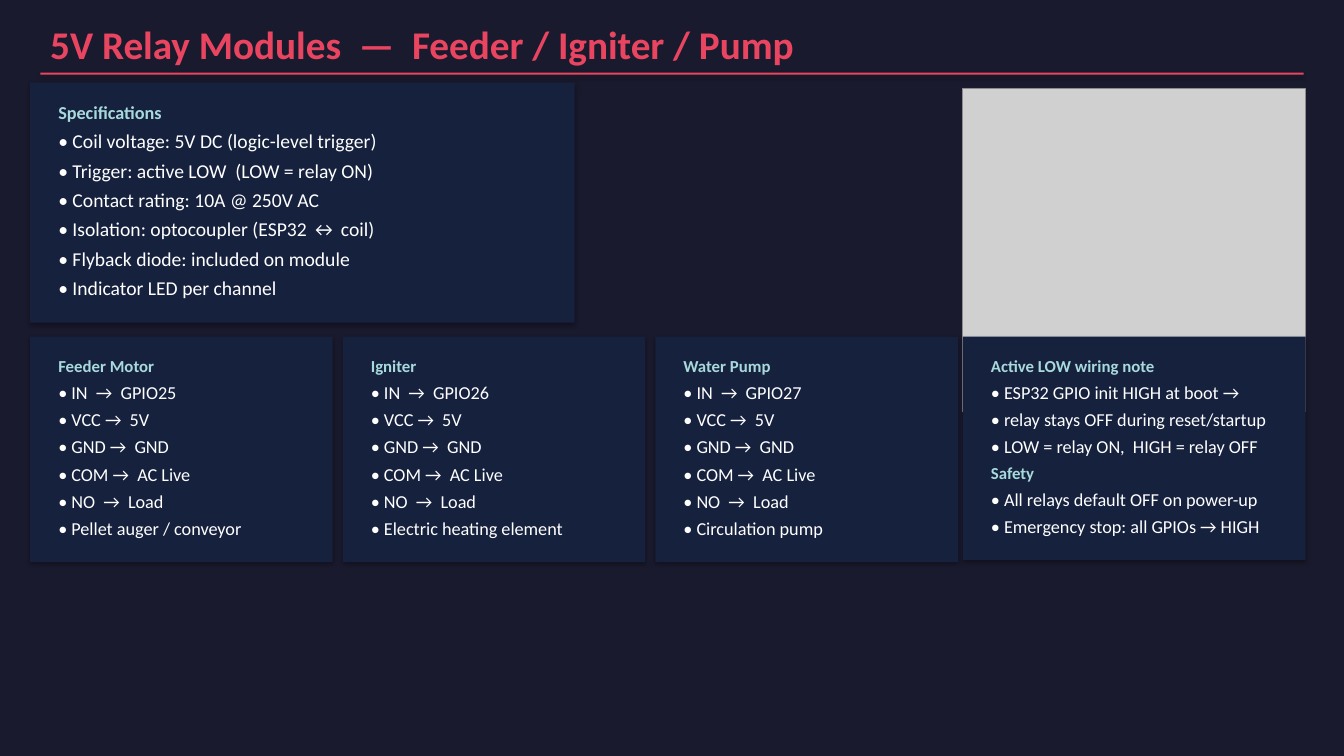
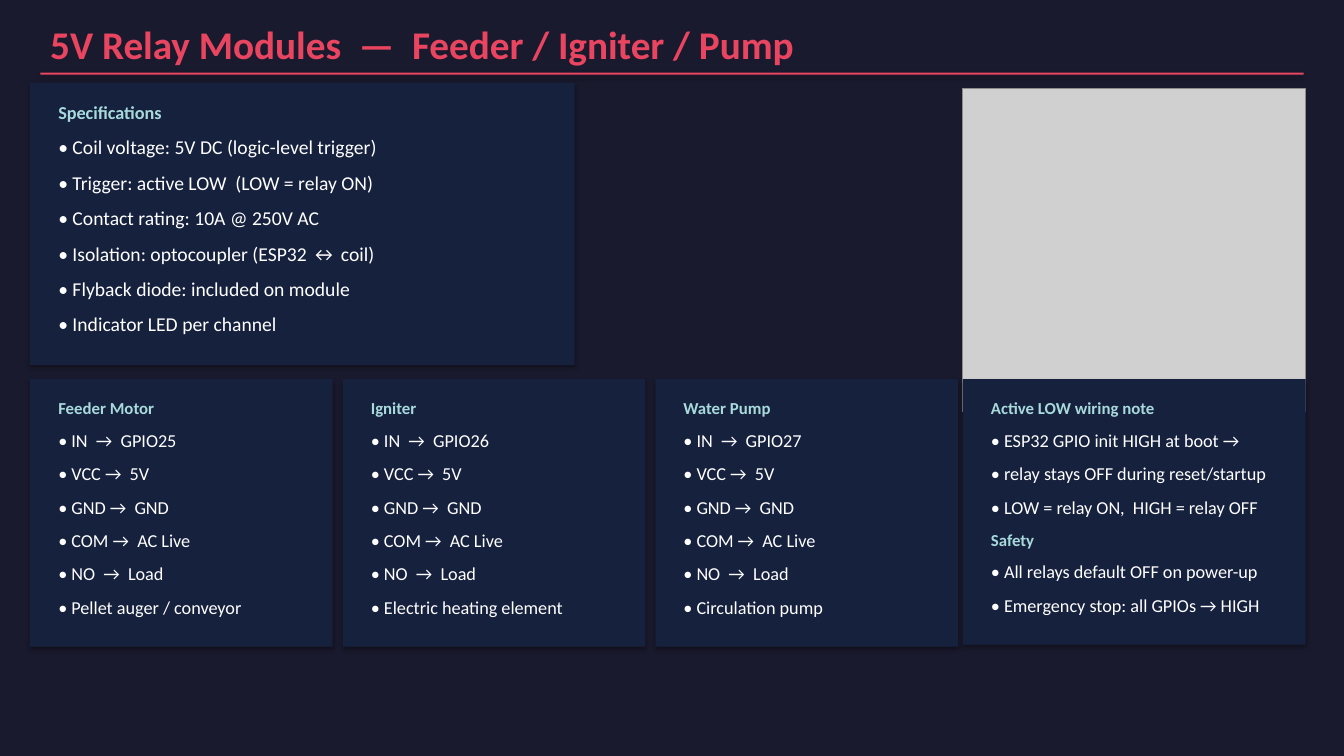
Before and after one commit to Tinklefinger/pellet-burner, a slide deck: slide 6 of docs/Pellet_Burner_Components.pptx. Drawn at 1344x756 pixels with LibreOffice and Linux fonts; fonts in the diff are those of the drawing; grey boxes stand for pictures. Boxes give left, top, right and bottom in pixels: in the first picture for what was removed or moved away, otherwise in the second. Text is boxed around its words. In the diff, an @@ line names an element or a change of style, - is before the commit and + after.

```diff
--- a/docs/Pellet_Burner_Components.pptx
+++ b/docs/Pellet_Burner_Components.pptx
@@ rectangle: place and size @@
-rectangle at (30, 83, 575, 323)
+rectangle at (30, 83, 575, 365)
@@ text "• Coil voltage: 5V DC ...": place and size @@
-text "• Coil voltage: 5V DC ..." at (72, 134, 376, 152)
+text "• Coil voltage: 5V DC ..." at (72, 140, 376, 158)
@@ text "• Trigger: active LOW (LOW ...": place and size @@
-text "• Trigger: active LOW (LOW ..." at (72, 164, 373, 182)
+text "• Trigger: active LOW (LOW ..." at (72, 176, 373, 194)
@@ text "• Contact rating: 10A @ ...": place and size @@
-text "• Contact rating: 10A @ ..." at (72, 193, 319, 211)
+text "• Contact rating: 10A @ ..." at (72, 211, 319, 229)
@@ text "• Isolation: optocoupler (ESP32 ↔ ...": place and size @@
-text "• Isolation: optocoupler (ESP32 ↔ ..." at (72, 222, 374, 239)
+text "• Isolation: optocoupler (ESP32 ↔ ..." at (72, 247, 374, 264)
@@ text "• Flyback diode: included on ...": place and size @@
-text "• Flyback diode: included on ..." at (72, 252, 350, 269)
+text "• Flyback diode: included on ..." at (72, 282, 350, 299)
@@ text "• Indicator LED per channel": place and size @@
-text "• Indicator LED per channel" at (72, 281, 277, 298)
+text "• Indicator LED per channel" at (72, 317, 277, 334)
@@ rectangle: place and size @@
-rectangle at (30, 337, 333, 562)
+rectangle at (30, 379, 333, 646)
@@ rectangle: place and size @@
-rectangle at (343, 337, 645, 562)
+rectangle at (343, 379, 645, 646)
@@ rectangle: place and size @@
-rectangle at (655, 337, 958, 562)
+rectangle at (655, 379, 958, 646)
@@ rectangle: place and size @@
-rectangle at (963, 337, 1306, 560)
+rectangle at (963, 379, 1306, 644)
@@ 4 texts: place and size @@
-4 texts at (58, 360, 1154, 375)
+4 texts at (58, 402, 1154, 417)
@@ 4 texts: place and size @@
-4 texts at (71, 386, 1219, 399)
+4 texts at (71, 434, 1219, 447)
@@ 4 texts: place and size @@
-4 texts at (71, 413, 1266, 429)
+4 texts at (71, 467, 1266, 483)
@@ 4 texts: place and size @@
-4 texts at (71, 440, 1258, 456)
+4 texts at (71, 501, 1258, 517)
@@ 4 texts: place and size @@
-4 texts at (71, 467, 1034, 482)
+4 texts at (71, 534, 1034, 549)
@@ 4 texts: place and size @@
-4 texts at (71, 493, 1257, 509)
+4 texts at (71, 565, 1257, 581)
@@ 4 texts: place and size @@
-4 texts at (71, 520, 1260, 538)
+4 texts at (71, 599, 1260, 617)
```
Also in this commit, not shown: 7 other slides changed, 1 other file.
